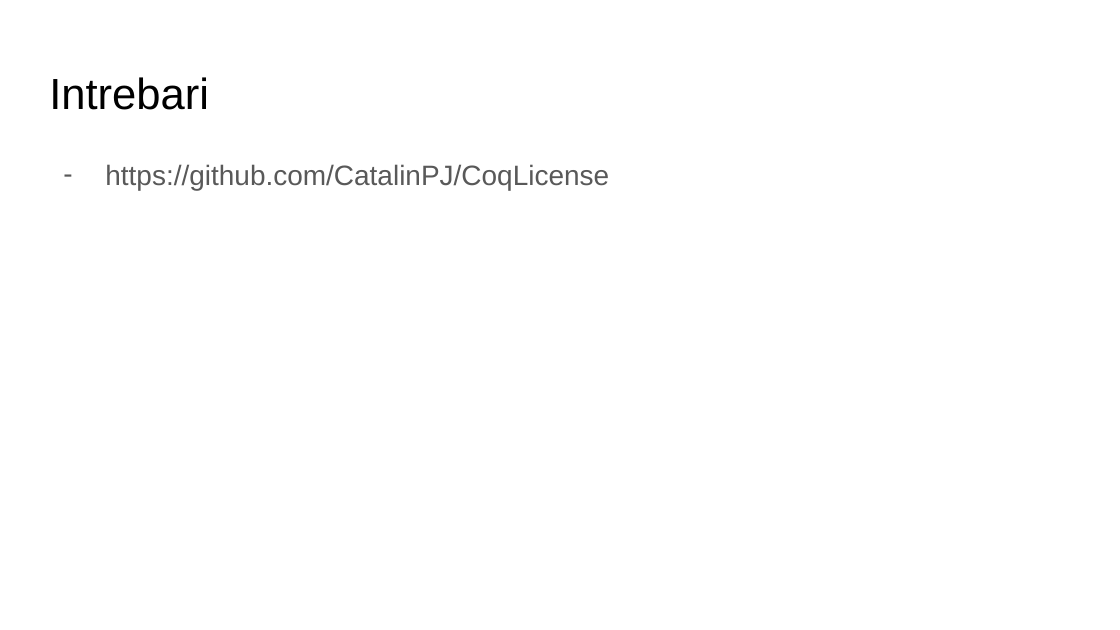
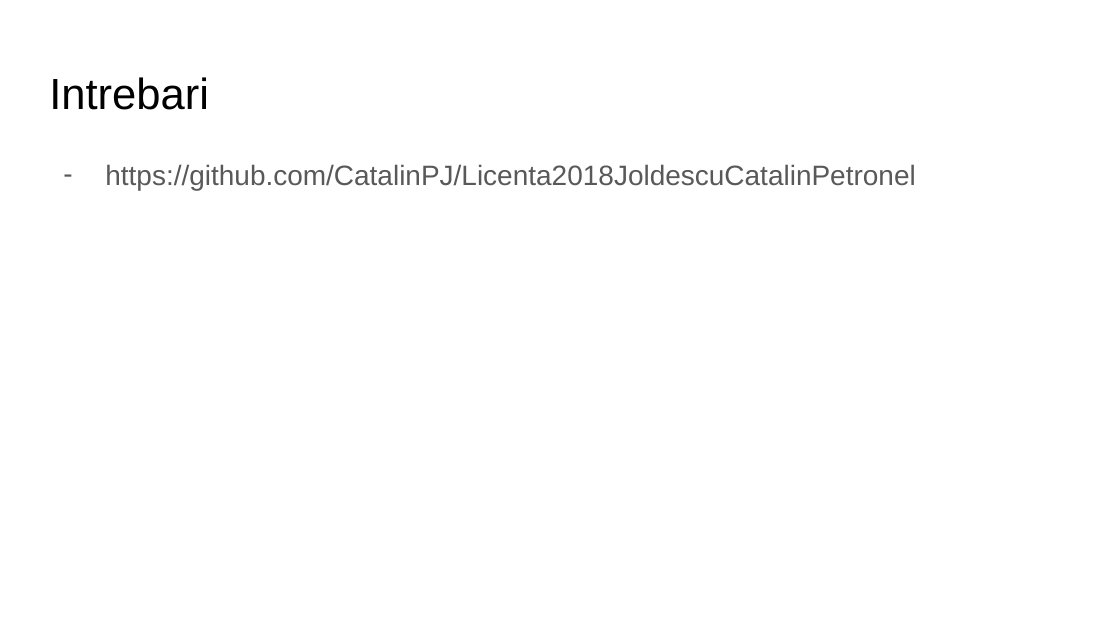
Before and after one commit to CatalinPJ/Licenta2018JoldescuCatalinPetronel, a slide deck: slide 10 of Joldescu Petronel _ prezentare.pptx. Drawn at 1120x630 pixels with LibreOffice and Linux fonts; fonts in the diff are those of the drawing. Boxes give left, top, right and bottom in pixels: in the first picture for what was removed or moved away, otherwise in the second. Text is boxed around its words. In the diff, an @@ line names an element or a change of style, - is before the commit and + after.

```diff
--- a/Joldescu Petronel _ prezentare.pptx
+++ b/Joldescu Petronel _ prezentare.pptx
@@ text at <box>105,164,915,190</box>: text changed @@
-– https://github.com/CatalinPJ/CoqLicense
+– https://github.com/CatalinPJ/Licenta2018JoldescuCatalinPetronel
```
